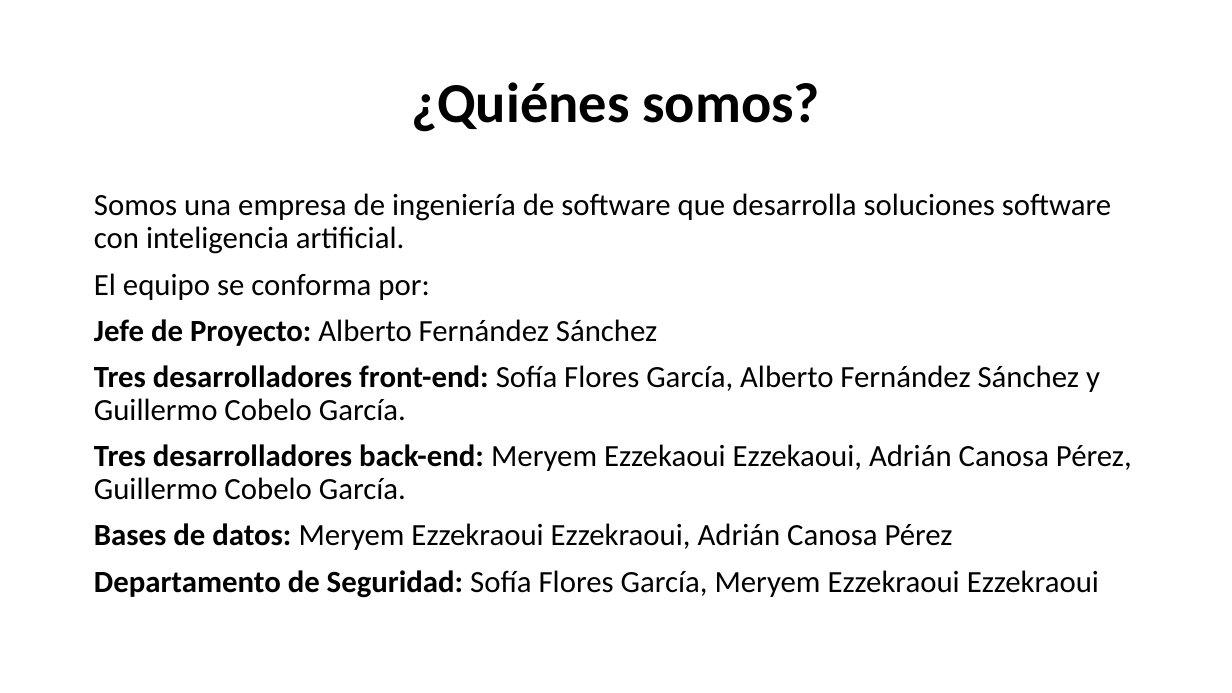
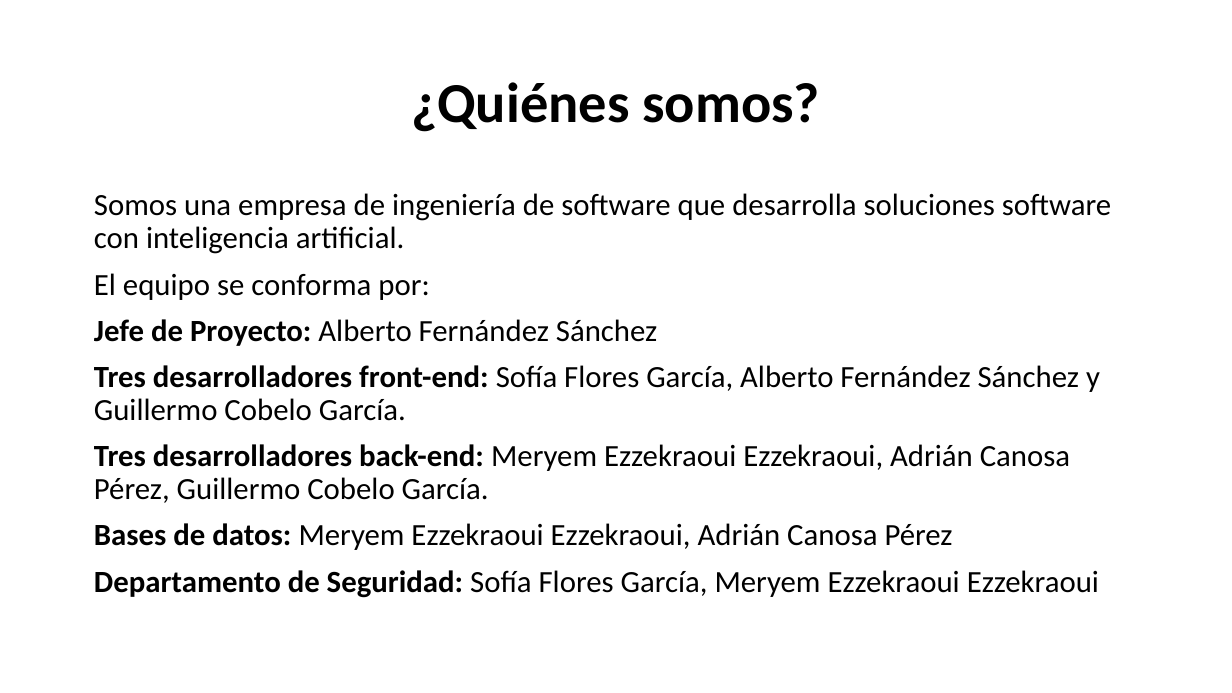
Before and after one commit to AlbertoGCID/XPED, a slide deck: slide 2 of CSMAG.pptx. Drawn at 1232x693 pixels with LibreOffice and Linux fonts; fonts in the diff are those of the drawing. Boxes give left, top, right and bottom in pixels: in the first picture for what was removed or moved away, otherwise in the second. Text is boxed around its words. In the diff, an @@ line names an element or a change of style, - is before the commit and + after.

```diff
--- a/CSMAG.pptx
+++ b/CSMAG.pptx
@@ text at [94, 444, 1070, 503]: text changed @@
-Tres desarrolladores back-end: Meryem Ezzekaoui Ezzekaoui, Adrián Canosa Pérez, Guillermo Cobelo García.
+Tres desarrolladores back-end: Meryem Ezzekraoui Ezzekraoui, Adrián Canosa Pérez, Guillermo Cobelo García.
```
Also in this commit, not shown: 1 other slide changed.
